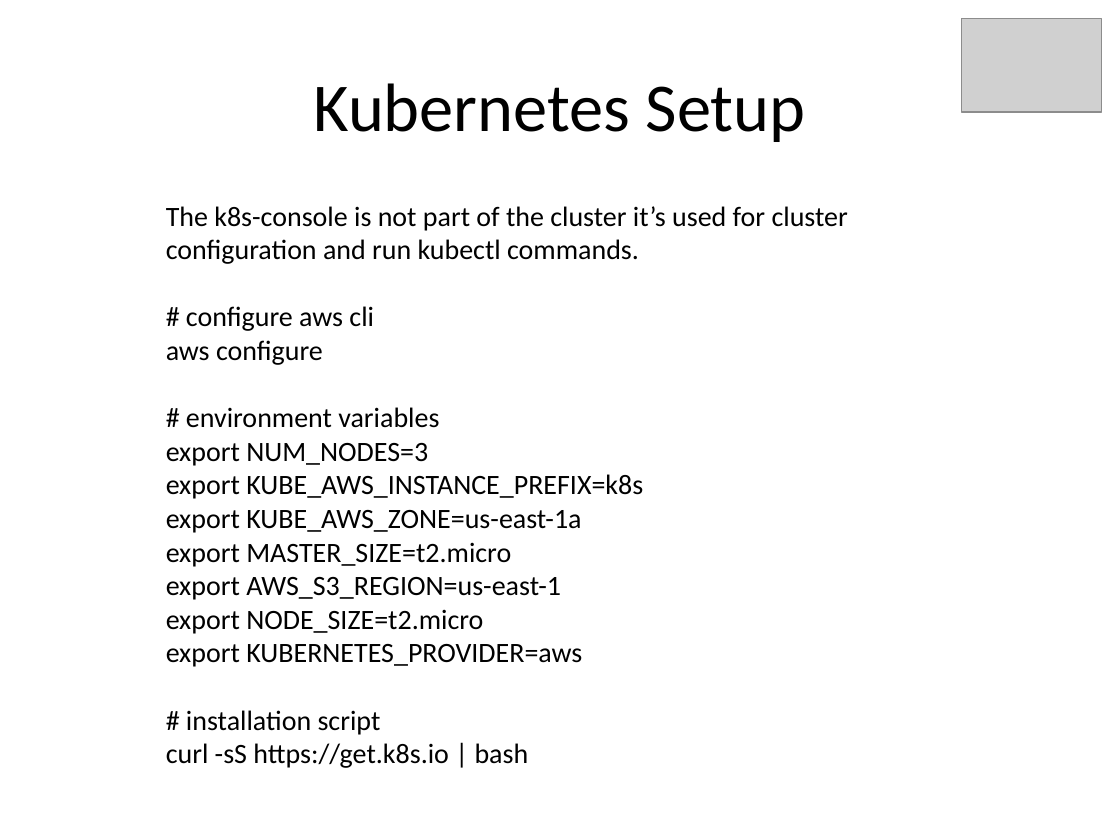
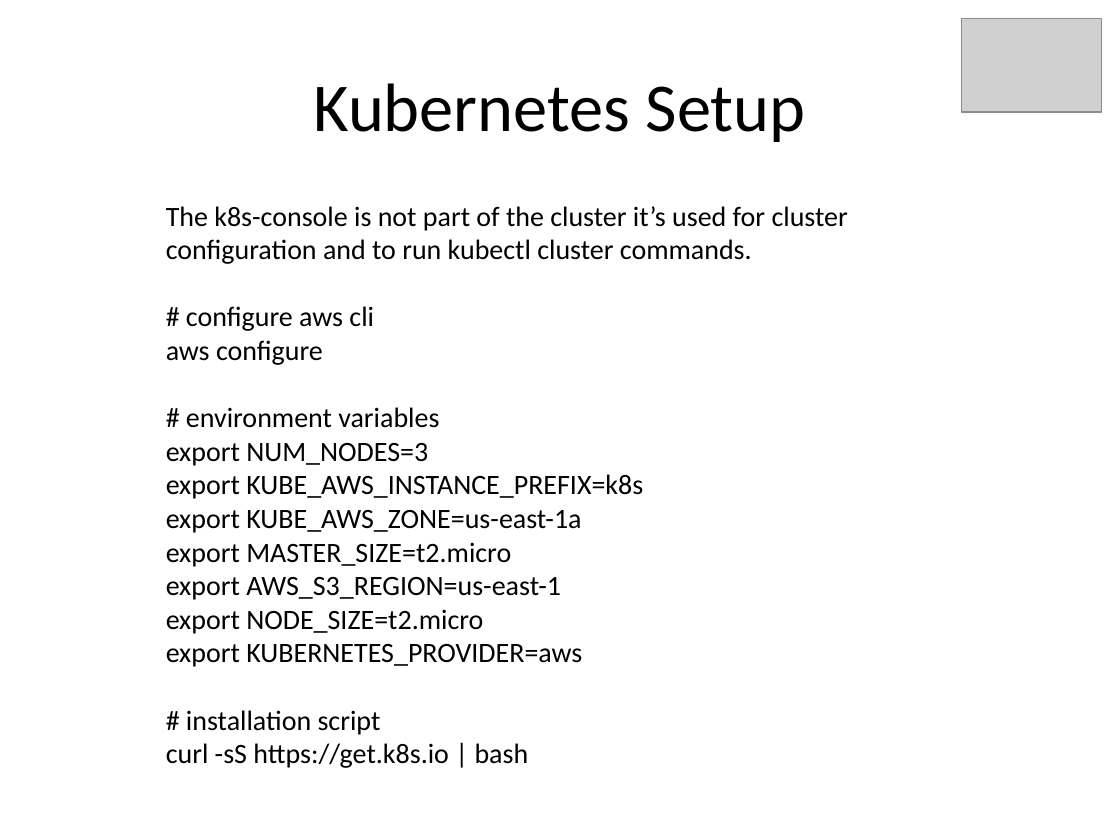
Before and after one commit to kskalvar/kubernetes-aws, a slide deck: slide 6 of docs/Docker-and-Kubernetes-on-AWS-QuickStart.pptx. Drawn at 1120x840 pixels with LibreOffice and Linux fonts; fonts in the diff are those of the drawing; grey boxes stand for pictures. Boxes give left, top, right and bottom in pixels: in the first picture for what was removed or moved away, otherwise in the second. Text is boxed around its words. In the diff, an @@ line names an element or a change of style, - is before the commit and + after.

Commit message:
Updated Presentation

```diff
--- a/docs/Docker-and-Kubernetes-on-AWS-QuickStart.pptx
+++ b/docs/Docker-and-Kubernetes-on-AWS-QuickStart.pptx
@@ text at (166, 206, 848, 264): text changed @@
-The k8s-console is not part of the cluster it’s used for cluster configuration and run kubectl commands.
+The k8s-console is not part of the cluster it’s used for cluster configuration and to run kubectl cluster commands.
```
Also in this commit, not shown: 3 other slides changed.
